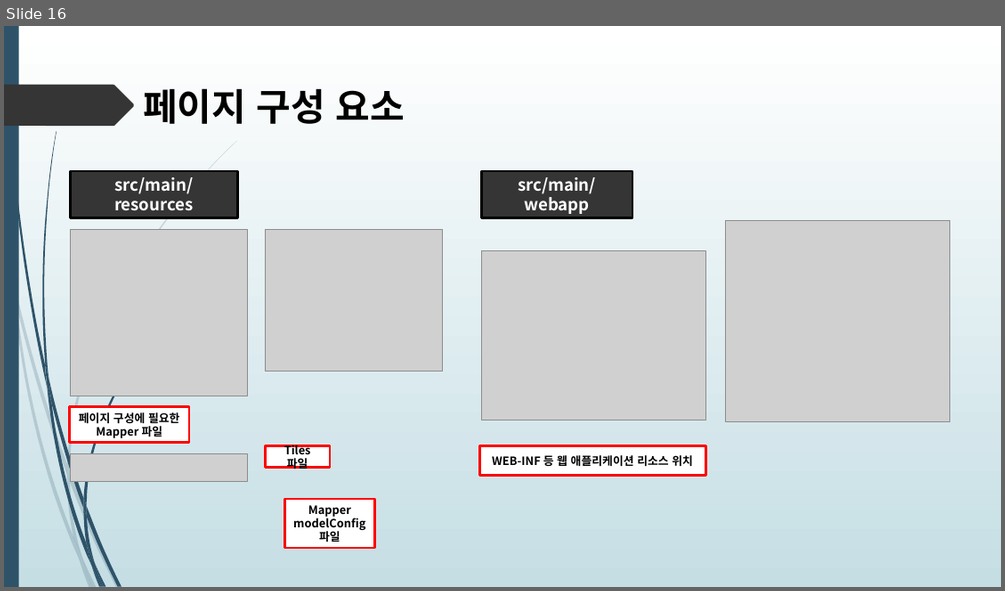
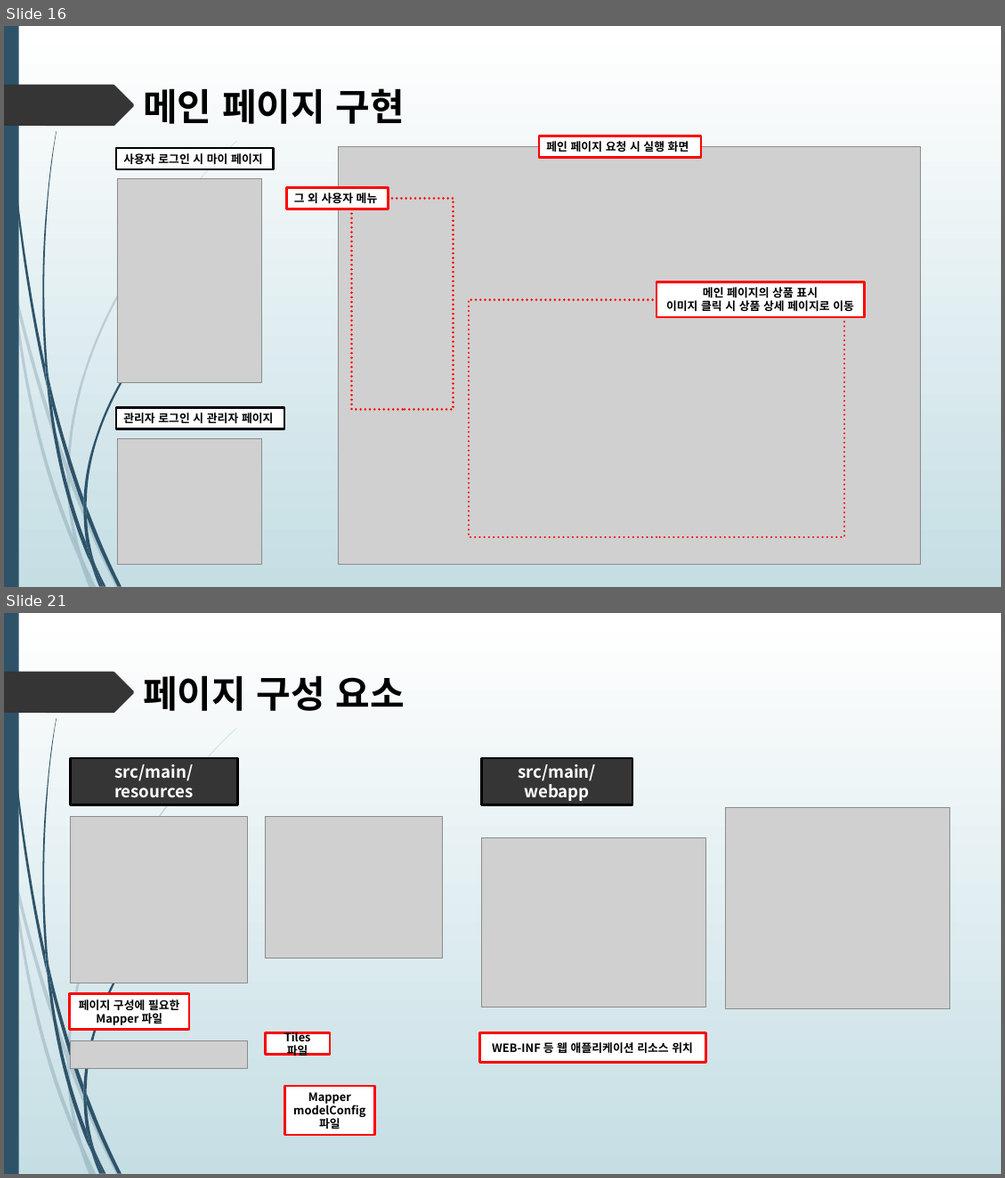
Before and after one commit to himediaai/DongOuk, a slide deck: 쇼핑몰.pptx. Shown one above the other, each under a label of ours: slide 16 before the commit, slides 16 and 21 after it; the slides between them are not shown. The pictures are 1005x591 and 1005x1178 pixels, drawn with LibreOffice and Linux fonts; fonts in the diff are those of the drawing; grey boxes stand for pictures. Boxes give left, top, right and bottom in pixels: in the first picture for what was removed or moved away, otherwise in the second. Text is boxed around its words. In the diff, an @@ line names an element or a change of style, - is before the commit and + after.

```diff
--- a/쇼핑몰.pptx
+++ b/쇼핑몰.pptx
@@ slide 16 added at (x1=4, y1=26, x2=1001, y2=587), background gradient #FFFFFF to #C5DEE5; not listed: 24 template elements that a slide beside it also shows @@
@@ text added at (x1=143, y1=88, x2=404, y2=124), 36 pt, text #000000, bold @@
+메인 페이지 구현
@@ rectangle added at (x1=116, y1=148, x2=273, y2=169), fill #FFFFFF, outline #000000 2.25 pt, 11 pt, text #000000, bold @@
+사용자 로그인 시 마이 페이지
@@ picture added at (x1=339, y1=146, x2=920, y2=564) @@
@@ rectangle added at (x1=540, y1=136, x2=702, y2=158), fill #FFFFFF, outline #FF0000 2.25 pt, 11 pt, text #000000, bold @@
+페인 페이지 요청 시 실행 화면
@@ picture added at (x1=118, y1=178, x2=262, y2=383) @@
@@ rectangle added at (x1=287, y1=187, x2=388, y2=209), fill #FFFFFF, outline #FF0000 2.25 pt, 11 pt, text #000000, bold @@
+그 외 사용자 메뉴
@@ rectangle added at (x1=352, y1=198, x2=453, y2=409), outline #FF0000 2.25 pt dashed @@
@@ rectangle added at (x1=657, y1=281, x2=865, y2=317), fill #FFFFFF, outline #FF0000 2.25 pt, 11 pt, text #000000, bold @@
+메인 페이지의 상품 표시
+이미지 클릭 시 상품 상세 페이지로 이동
@@ rectangle added at (x1=469, y1=300, x2=844, y2=538), outline #FF0000 2.25 pt dashed @@
@@ rectangle added at (x1=116, y1=408, x2=284, y2=429), fill #FFFFFF, outline #000000 2.25 pt, 11 pt, text #000000, bold @@
+관리자 로그인 시 관리자 페이지
@@ picture added at (x1=118, y1=438, x2=262, y2=564) @@
@@ what was slide 16 is now slide 21 @@
```
Also in this commit, not shown: 4 slides changed, 5 other slides added, 1 slide removed.
